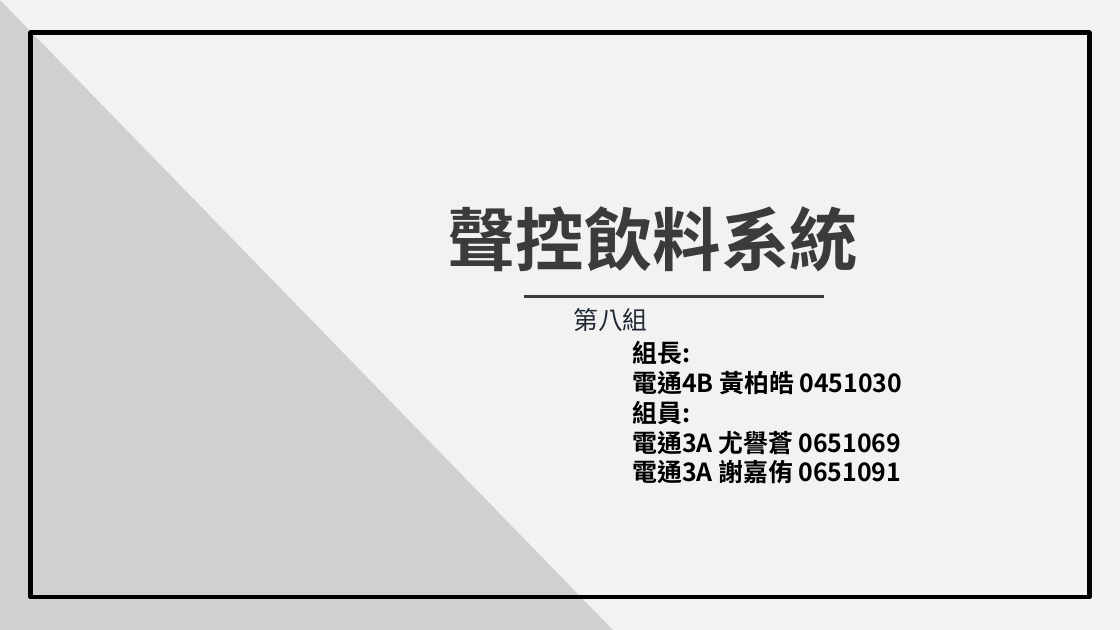
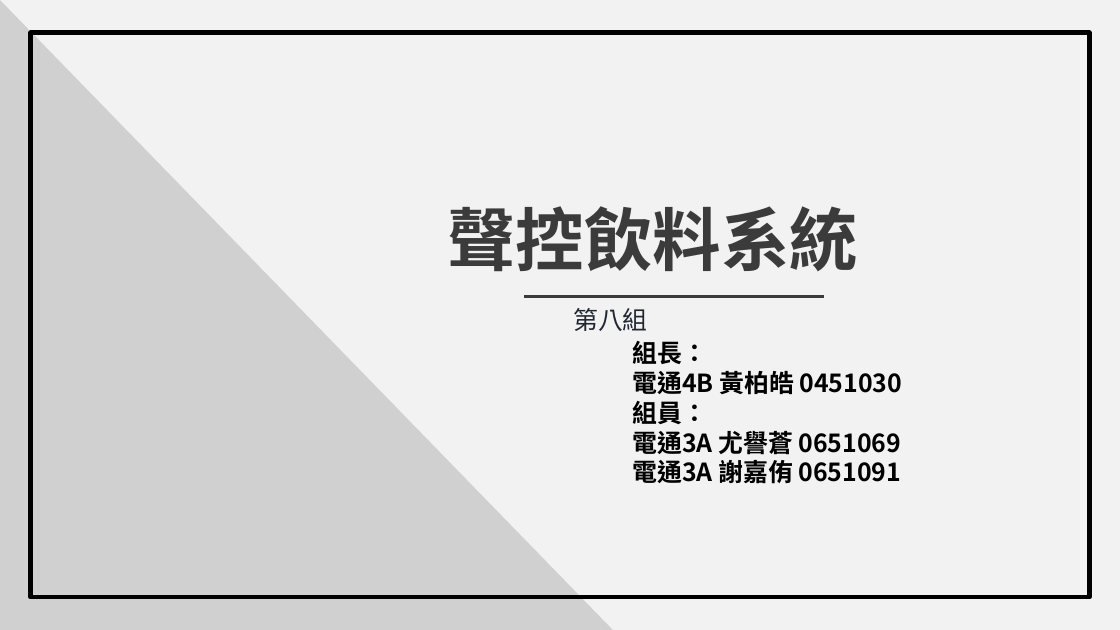
Before and after one commit to 0451030/108_SE_Team8, a slide deck: slide 1 of 軟體工程_期中報告.pptx. Drawn at 1120x630 pixels with LibreOffice and Linux fonts; fonts in the diff are those of the drawing; grey boxes stand for pictures; background and template pictures are left out. Boxes give left, top, right and bottom in pixels: in the first picture for what was removed or moved away, otherwise in the second. Text is boxed around its words. In the diff, an @@ line names an element or a change of style, - is before the commit and + after.

```diff
--- a/軟體工程_期中報告.pptx
+++ b/軟體工程_期中報告.pptx
@@ text at box(633, 341, 707, 364): text changed @@
-組長:
+組長：
@@ text at box(633, 401, 707, 424): text changed @@
-組員:
+組員：
```
Also in this commit, not shown: 6 other slides changed, 11 slides added, 1 slide removed.
